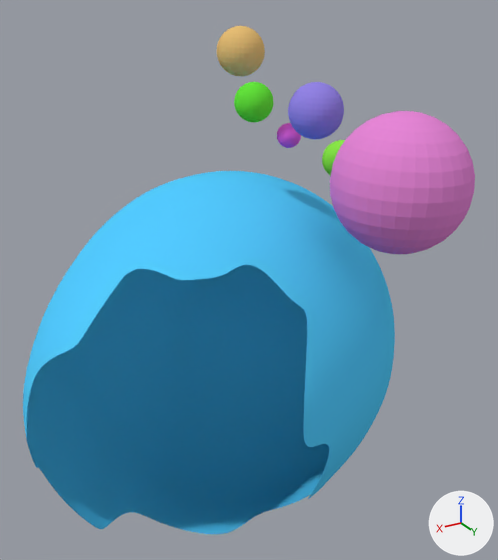
Before and after pictures for a commit that changed the Blender file blend/utvirtual_3d_logo_pollenjp02.blend.
One viewpoint serves both versions: a 50 mm camera at (1.67, 3.25, 5.09) aimed at (-0.33, -0.09, 3.41). Lighting does not change. The marker at lower right points along +X, +Y and +Z.
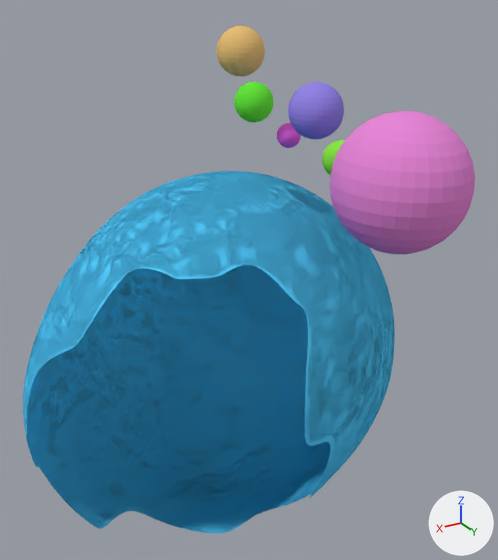
Boxes [x1, y1, x2, y2] around the edits, measured in the pictures (498 x 560 px):
'Cylinder', reshaped: before [23, 171, 395, 534]; after [23, 171, 395, 533]
part 1 of me_cylinder, added (blue): after [23, 171, 395, 533]

What the commit changed:
me_cylinder is used by ob_cylinder; location (0.0, 0.0, 3.0); rotation (-1.571, 0.0, -0.889), in degrees (-90, 0, -51); scale (1.06, 1.06, 1.06).
me_cylinder had 481 vertices, 468 faces and spanned x -1.0..1.0, y -1.0..1.0, z -1.36..0.99.
me_cylinder now has 962 vertices, 989 faces and spans x -1.0..1.0, y -1.0..1.0, z -1.36..0.99.
me_cylinder part 1: 481 vertices added at x -1.0..1.0, y -1.0..1.0, z -1.36..0.99.
